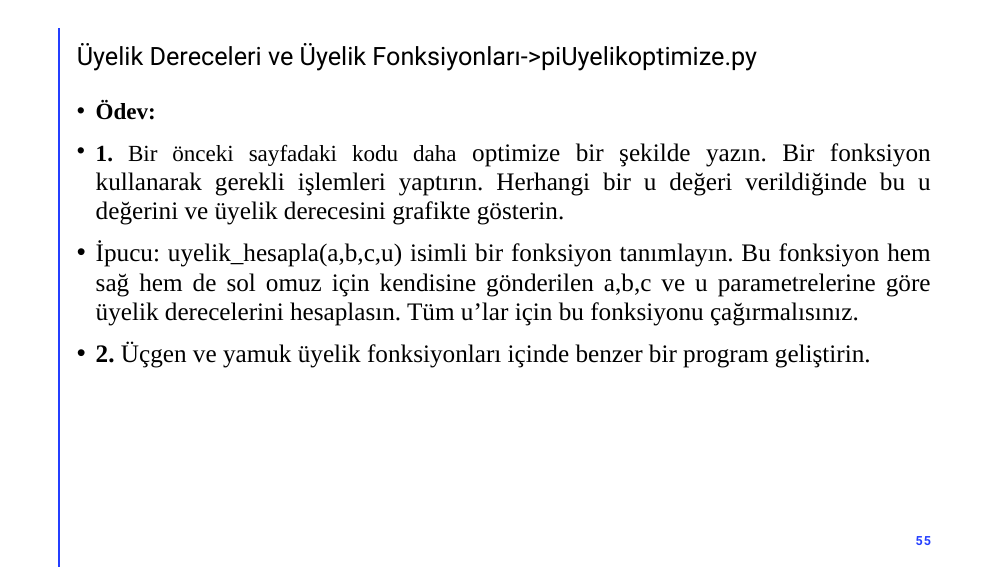
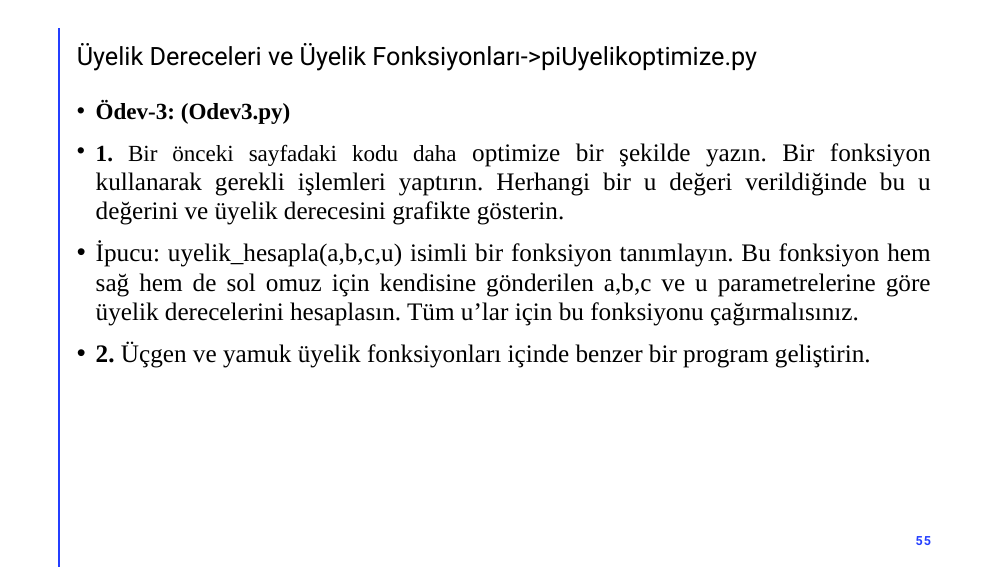
Before and after one commit to akaraci/Bulanik_Mantik, a slide deck: slide 55 of Hafta-2.pptx. Drawn at 1008x567 pixels with LibreOffice and Linux fonts; fonts in the diff are those of the drawing. Boxes give left, top, right and bottom in pixels: in the first picture for what was removed or moved away, otherwise in the second. Text is boxed around its words. In the diff, an @@ line names an element or a change of style, - is before the commit and + after.

```diff
--- a/Hafta-2.pptx
+++ b/Hafta-2.pptx
@@ text at bbox=[96, 101, 291, 124]: text changed @@
-• Ödev:
+• Ödev-3: (Odev3.py)
```
Also in this commit, not shown: 16 other slides changed, 1 slide added.
